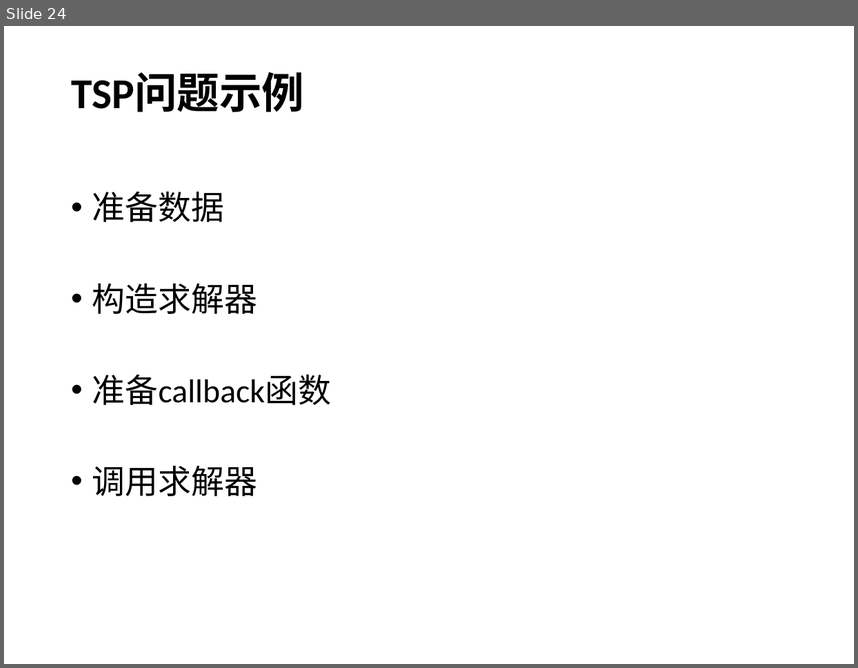
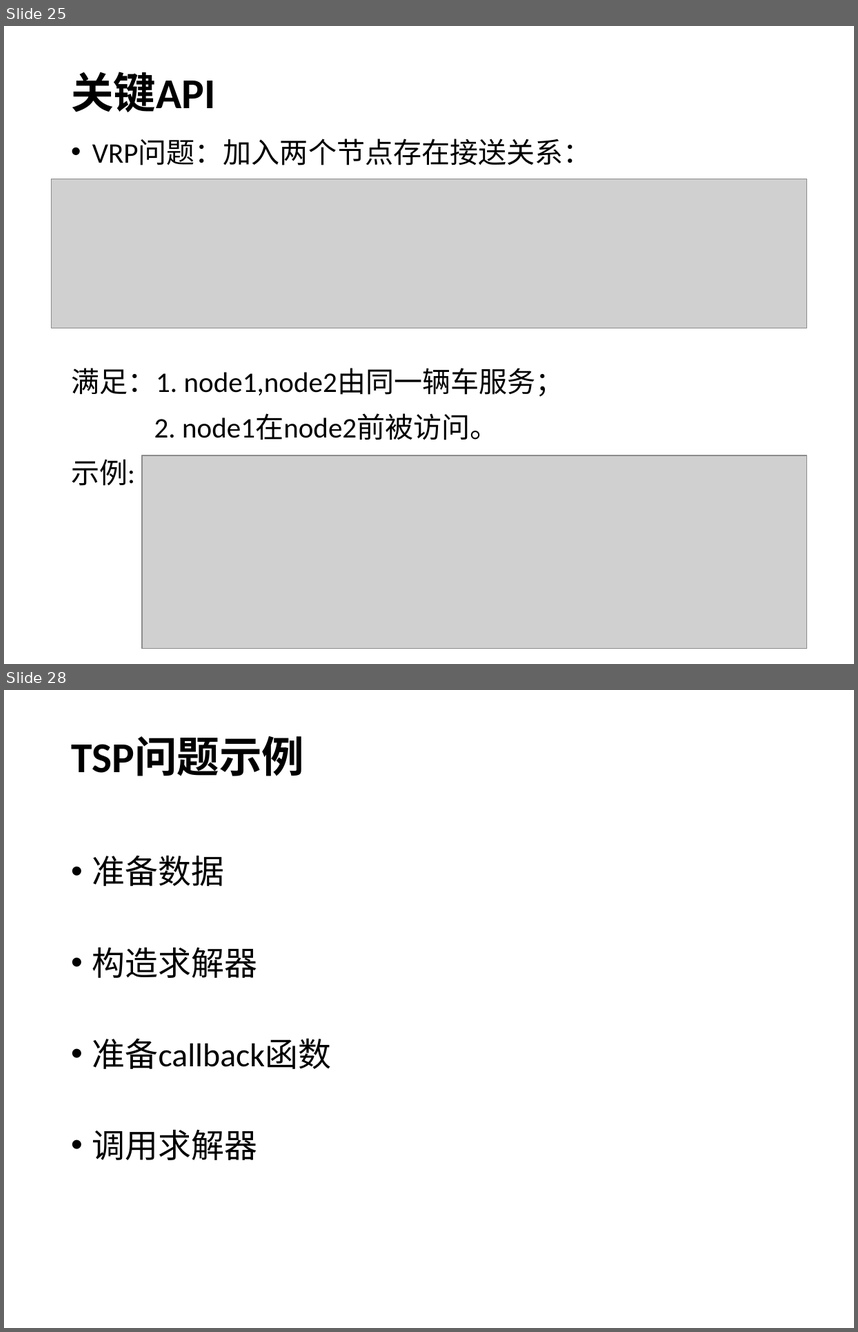
Before and after one commit to wlyPKU/wlyPKU.github.io, a slide deck: 2017/03/08/vrpAndor-tools/or-tools.pptx. Shown one above the other, each under a label of ours: slide 24 before the commit, slides 25 and 28 after it; the slides between them are not shown. The pictures are 858x668 and 858x1332 pixels, drawn with LibreOffice and Linux fonts; fonts in the diff are those of the drawing; grey boxes stand for pictures. Boxes give left, top, right and bottom in pixels: in the first picture for what was removed or moved away, otherwise in the second. Text is boxed around its words. In the diff, an @@ line names an element or a change of style, - is before the commit and + after.

```diff
--- a/2017/03/08/vrpAndor-tools/or-tools.pptx
+++ b/2017/03/08/vrpAndor-tools/or-tools.pptx
@@ slide 25 added at <box>4,26,854,664</box>, background #FFFFFF @@
@@ title added at <box>71,72,216,112</box>, 36 pt, text #000000, bold @@
+关键API
@@ text added at <box>71,139,592,486</box>, 24 pt, text #000000 @@
+• VRP问题：加入两个节点存在接送关系：
+满足：1. node1,node2由同一辆车服务；
+2. node1在node2前被访问。
+示例:
@@ picture added at <box>52,179,807,328</box> @@
@@ picture added at <box>142,455,806,648</box> @@
@@ what was slide 24 is now slide 28 @@
```
Also in this commit, not shown: 3 slides changed, 3 other slides added, 52 other files.
